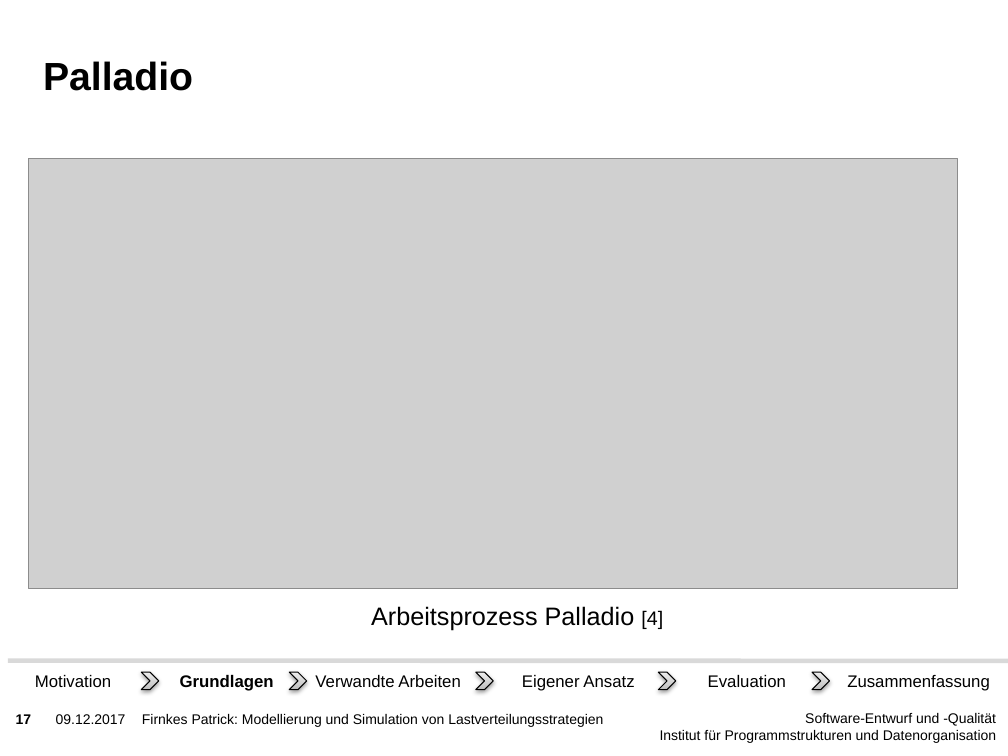
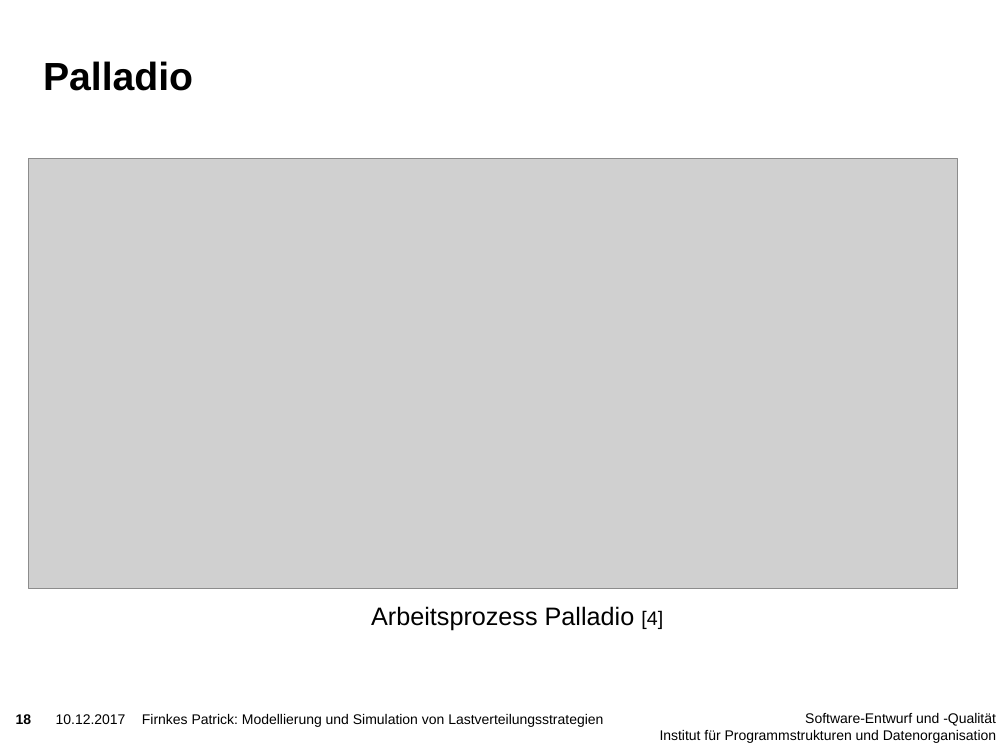
Before and after one commit to PatFirn/wlcg-loadbalancing, a slide deck: slide 18 of presentations/state-of-the-art.pptx (slide 17 before the commit). Drawn at 1008x756 pixels with LibreOffice and Linux fonts; fonts in the diff are those of the drawing; grey boxes stand for pictures; background and template pictures are left out. Boxes give left, top, right and bottom in pixels: in the first picture for what was removed or moved away, otherwise in the second. Text is boxed around its words. In the diff, an @@ line names an element or a change of style, - is before the commit and + after.

```diff
--- a/presentations/state-of-the-art.pptx
+++ b/presentations/state-of-the-art.pptx
@@ group removed at box(8, 660, 1008, 691): 6 texts, 5 chevrons, 1 line @@
-Grundlagen
-Evaluation
-Verwandte Arbeiten
-Zusammenfassung
-Motivation
-Eigener Ansatz
@@ page number at box(16, 714, 32, 724): text changed @@
-17
+18
@@ text at box(56, 714, 126, 724): text changed @@
-09.12.2017
+10.12.2017
```
Also in this commit, not shown: 17 other slides changed, 1 other file.
